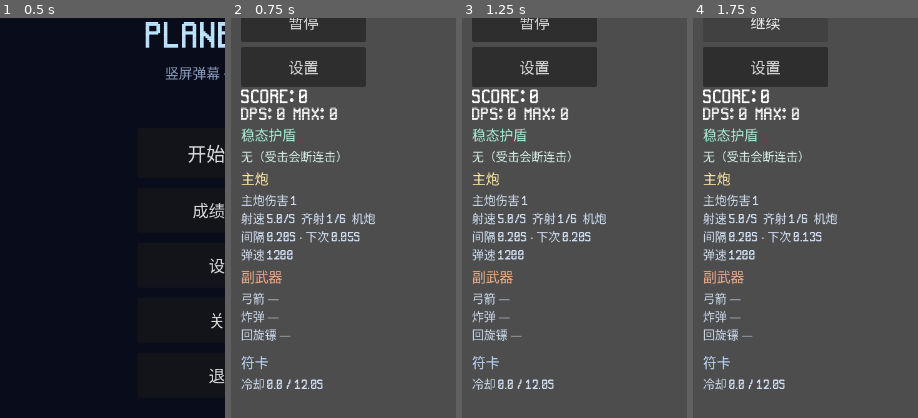
Above: before the commit, frames 1-4 (left to right).
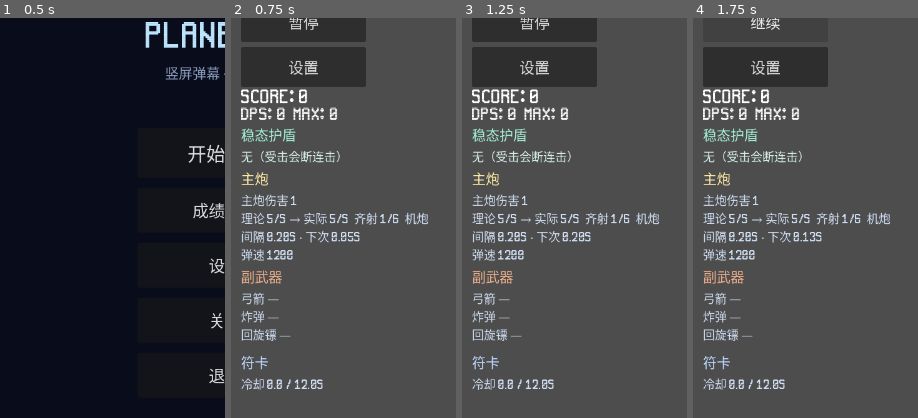
Above: after the commit, the same moments.

Repository: qingzhixing/plane-war
Game: Godot game, scene res://scenes/MainMenu.tscn
Two runs of this game, one before a commit and one after it. Both use one fixed random seed, a clock stepped at 60 frames per second and the inputs below. Sound files missing from this copy of the repository are replaced by a short silence.
Inputs:
- Up to frame 1 (0.5 s): no input
- Up to frame 2 (0.75 s): click "开始游戏" at 0.5 s
- Up to frame 3 (1.25 s): no input
- Up to frame 4 (1.75 s): click "暂停" at 1.25 s
The pictures show only the part of the screen within x 0-50%, y 3-53%; the shares and areas given below are measured in that part.

Frame 1 is identical in both runs. In frame 2, 1.2% of the frame differs, in the area x 4-88%, y 48-52%; in frame 3, 1.2%; in frame 4, 1.2%.

Commit message:
🎮 ADD: 连击倍率不限 理论射速 溢出1%→0.02伤
Made-with: Cursor

Diff:
--- a/scripts/hud.gd
+++ b/scripts/hud.gd
@@ -398,7 +398,10 @@
 		var eff_iv: float = 0.2
 		if _player.has_method("get_effective_fire_interval"):
 			eff_iv = float(_player.get_effective_fire_interval())
-		var rof: float = 1.0 / maxf(0.02, eff_iv)
+		var rof_actual: float = 1.0 / maxf(0.02, eff_iv)
+		var rof_theory: float = rof_actual
+		if _player.has_method("get_theoretical_main_rof"):
+			rof_theory = float(_player.get_theoretical_main_rof())
 		var bc: int = 1
 		var bmax: int = 6
 		if _player.has_method("get_bullet_count"):
@@ -430,11 +433,11 @@
 			var ov: float = float(_player.get_rof_overflow_damage_for_hud())
 			if ov > 0.05:
 				main_lines.append("[color=#ffcc66]攻速溢出 → +%.1f 攻[/color]" % ov)
-		var line1 := "射速 %.1f/s" % rof
+		var line1 := "理论 %.0f/s → 实际 %.0f/s" % [rof_theory, rof_actual]
 		if fr_mult > 1.009:
-			line1 += "[color=%s](连击×%.2f)[/color]" % [C_FR, fr_mult]
-		if rof >= 72.5:
-			line1 += " [color=%s]上限[/color]" % C_FR
+			line1 += " [color=%s]×%.2f[/color]" % [C_FR, fr_mult]
+		if rof_theory > rof_actual + 1.0:
+			line1 += " [color=%s]封顶75[/color]" % C_FR
 		line1 += "  齐射 %d/%d  %s" % [bc, bmax, mode_str]
 		main_lines.append(line1)
 		main_lines.append("间隔 %.2fs · 下次 %.2fs" % [eff_iv, main_cd])
--- a/scripts/player.gd
+++ b/scripts/player.gd
@@ -57,8 +57,8 @@
 const _PlayerShieldScene := preload("res://scenes/vfx/PlayerShield.tscn")
 ## 主炮射速上限（发/秒）；实际射速封顶，超出比例折算为攻击力
 const _MAX_MAIN_ROF: float = 75.0
-## 超出上限部分：(raw_rof - cap) / cap → 每 100% 溢出折合主炮 +X 点（进伤害乘区前）
-const _ROF_OVERFLOW_PCT_TO_DAMAGE: float = 0.12
+## 相对 75/s 每溢出 1% → 主炮 +0.02 伤害（进乘区前）
+const _ROF_OVERFLOW_DAMAGE_PER_PCT: float = 0.02
 var _rof_overflow_damage: float = 0.0
 
 func _ready() -> void:
@@ -156,8 +156,8 @@
 	if raw <= _MAX_MAIN_ROF + 0.001:
 		_rof_overflow_damage = 0.0
 		return
-	var excess_ratio: float = (raw - _MAX_MAIN_ROF) / _MAX_MAIN_ROF
-	_rof_overflow_damage = excess_ratio * 100.0 * _ROF_OVERFLOW_PCT_TO_DAMAGE
+	var overflow_pct: float = (raw - _MAX_MAIN_ROF) / _MAX_MAIN_ROF * 100.0
+	_rof_overflow_damage = overflow_pct * _ROF_OVERFLOW_DAMAGE_PER_PCT
 
 
 func _effective_shot_interval() -> float:
@@ -381,6 +381,10 @@
 	return _rof_overflow_damage
 
 
+func get_theoretical_main_rof() -> float:
+	return _main_rof()
+
+
 func set_combo_buff_tier(tier: int) -> void:
 	_combo_fire_rate_mult = 1.0
 	_combo_move_speed_mult = 1.0
@@ -398,17 +402,12 @@
 		_combo_fire_rate_mult = 1.45
 		_combo_damage_bonus = 1
 	else:
-		# 与 _MAX_MAIN_ROF 对齐：默认间隔 0.2 → 5/s 基础，倍率 15 → 75/s
-		const FIRE_CAP: float = 15.0
+		# 连击倍率不封顶；理论射速 = 倍率/间隔，实际出手仍 75/s，溢出按 %→伤害
 		const FIRE_PER_TIER: float = 0.5
 		var extra_tiers: int = tier - 3
-		var tiers_to_cap: int = maxi(1, int(ceil((FIRE_CAP - 1.45) / FIRE_PER_TIER)))
-		var fire_raw: float = 1.45 + FIRE_PER_TIER * float(extra_tiers)
-		_combo_fire_rate_mult = minf(FIRE_CAP, fire_raw)
+		_combo_fire_rate_mult = 1.45 + FIRE_PER_TIER * float(extra_tiers)
 		_combo_bullet_speed_mult = 1.15
 		_combo_damage_bonus = 1
-		if extra_tiers > tiers_to_cap:
-			_combo_damage_bonus += extra_tiers - tiers_to_cap
 	_recompute_rof_overflow_damage()
 
 
Not shown, changed: docs/gdd/sections/07_roguelite_upgrades.md
Not shown, changed: docs/gdd/sections/08_ui_ux.md
